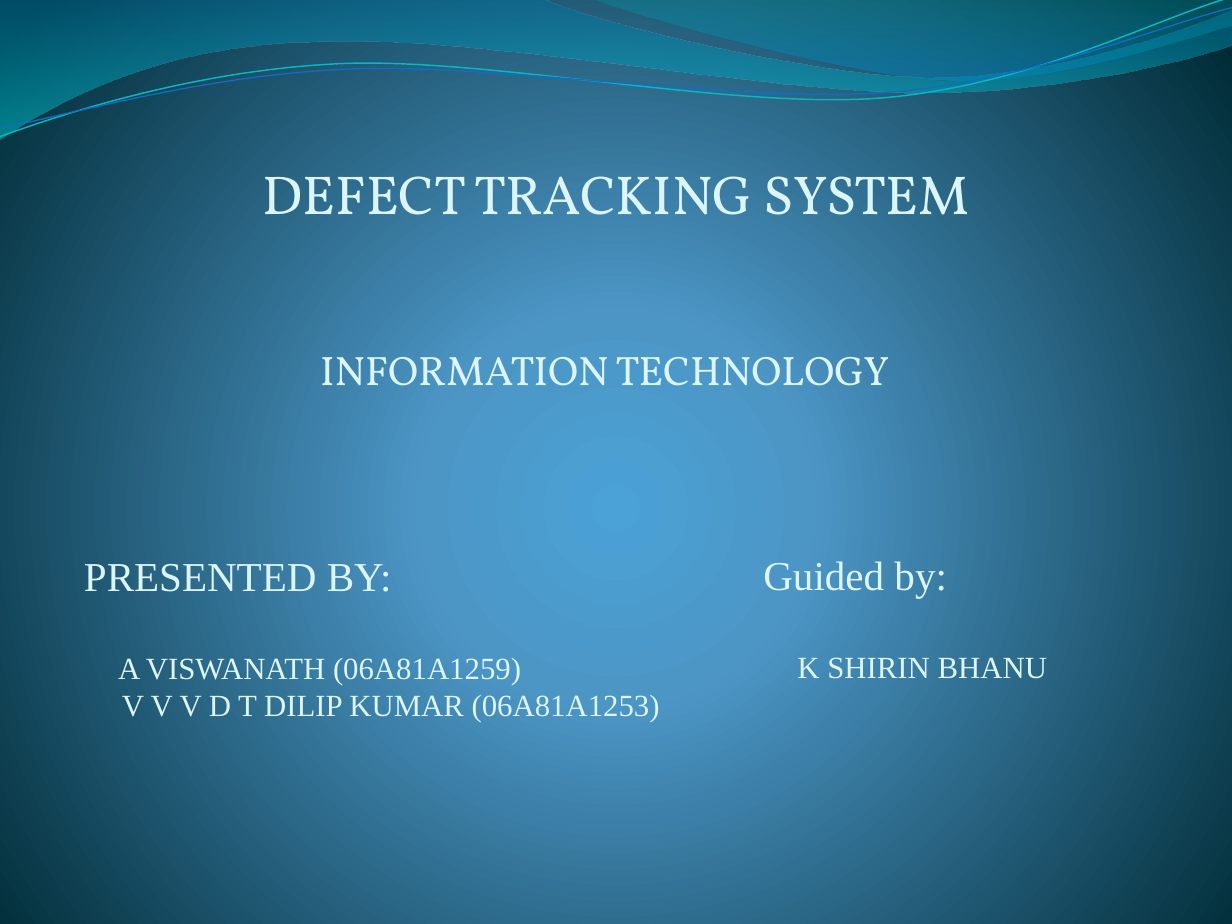
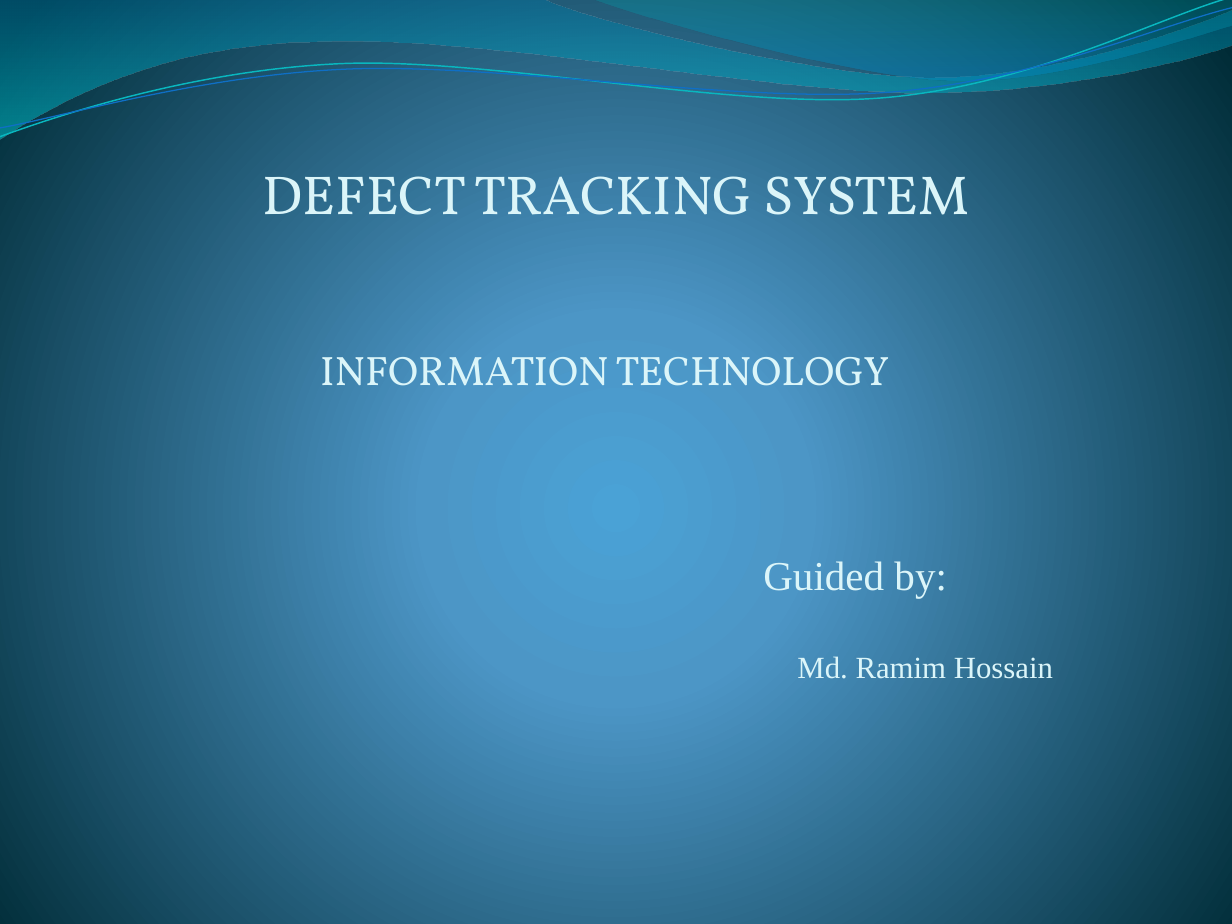
Before and after one commit to ramimhossain12/Bug-Tracking-System, a slide deck: slide 1 of Presentation/DEFECT TRACKING SYSTEM.pptx. Drawn at 1232x924 pixels with LibreOffice and Linux fonts; fonts in the diff are those of the drawing. Boxes give left, top, right and bottom in pixels: in the first picture for what was removed or moved away, otherwise in the second. Text is boxed around its words. In the diff, an @@ line names an element or a change of style, - is before the commit and + after.

```diff
--- a/Presentation/DEFECT TRACKING SYSTEM.pptx
+++ b/Presentation/DEFECT TRACKING SYSTEM.pptx
@@ text removed at bbox=[84, 564, 660, 722] @@
-PRESENTED BY:
-A VISWANATH (06A81A1259)
-V V V D T DILIP KUMAR (06A81A1253)
@@ text at bbox=[797, 656, 1053, 679]: text changed @@
-K SHIRIN BHANU
+Md. Ramim Hossain
```
Also in this commit, not shown: 17 slides removed, 15 other files.
